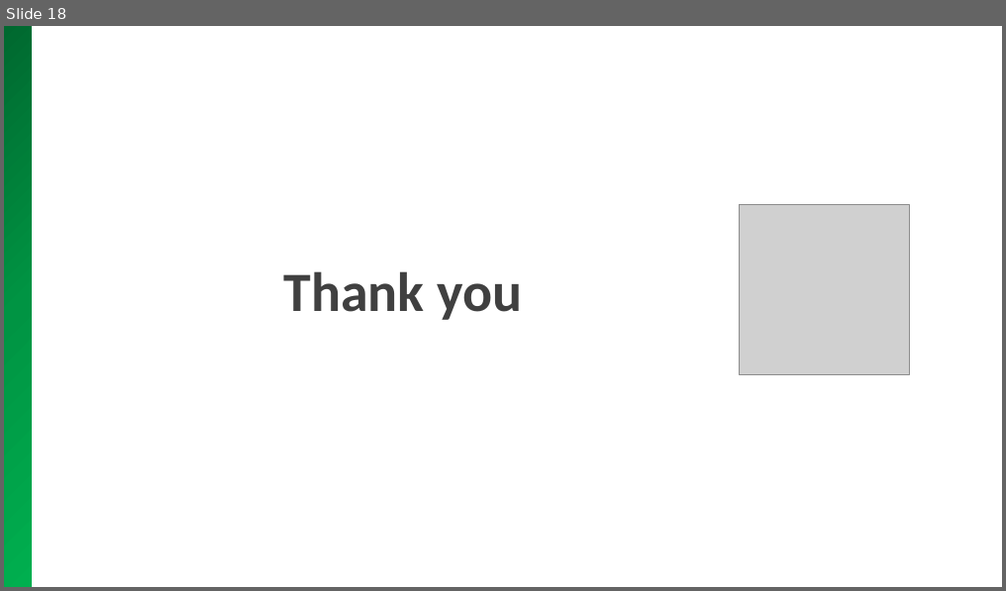
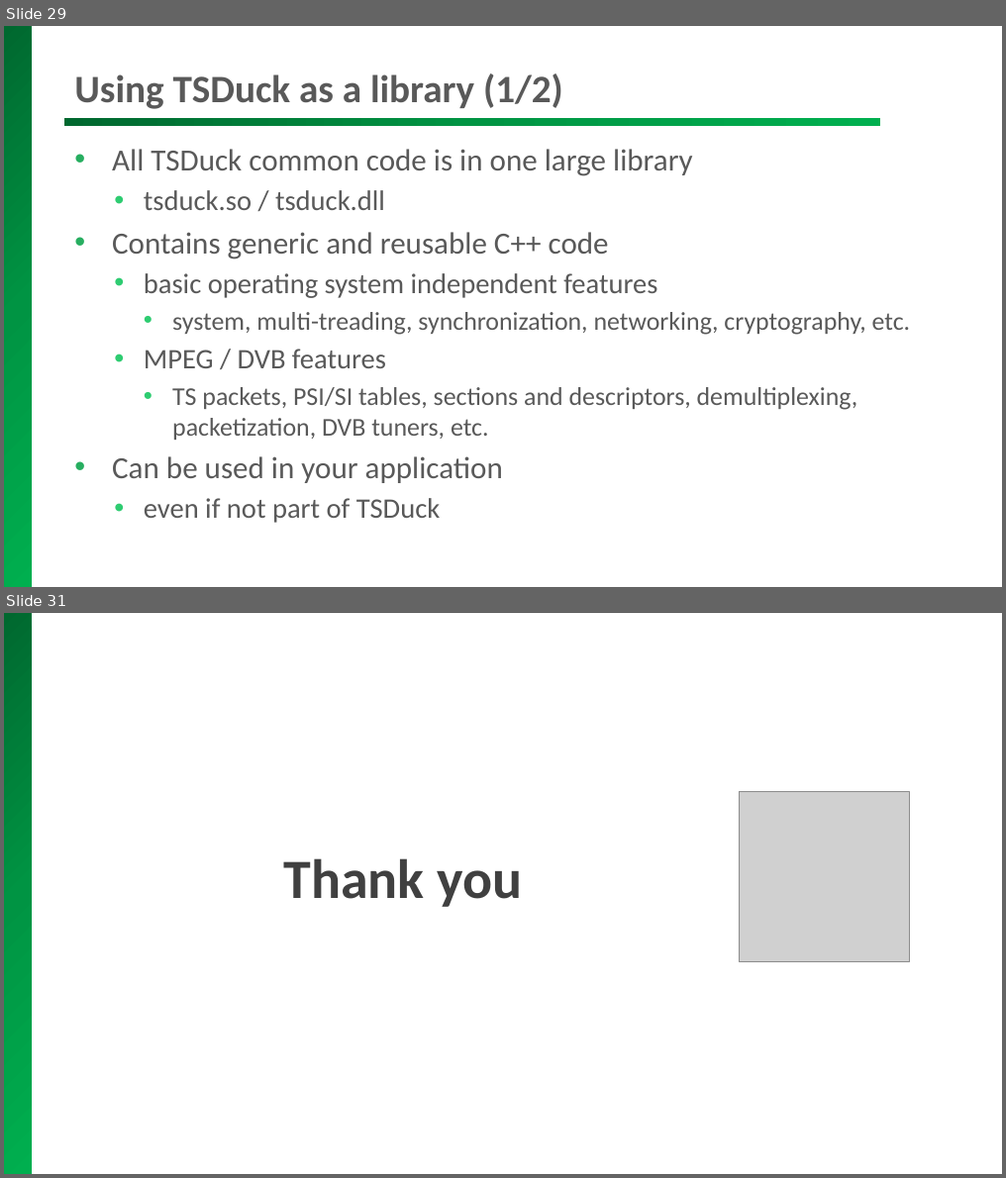
Before and after one commit to tsduck/tsduck, a slide deck: doc/tsduck-presentation.pptx. Shown one above the other, each under a label of ours: slide 18 before the commit, slides 29 and 31 after it; the slides between them are not shown. The pictures are 1006x591 and 1006x1178 pixels, drawn with LibreOffice and Linux fonts; fonts in the diff are those of the drawing; grey boxes stand for pictures; background and template pictures are left out. Boxes give left, top, right and bottom in pixels: in the first picture for what was removed or moved away, otherwise in the second. Text is boxed around its words. In the diff, an @@ line names an element or a change of style, - is before the commit and + after.

```diff
--- a/doc/tsduck-presentation.pptx
+++ b/doc/tsduck-presentation.pptx
@@ slide 29 added at (x1=4, y1=26, x2=1002, y2=587), background #FFFFFF; not listed: 1 template element that a slide beside it also shows @@
@@ title added at (x1=74, y1=74, x2=563, y2=109), 28 pt, text #595959, bold @@
+Using TSDuck as a library (1/2)
@@ rectangle added at (x1=64, y1=118, x2=880, y2=126), fill gradient #00682F to #009443 to #00B050 @@
@@ text added at (x1=112, y1=149, x2=911, y2=523), 18.5 pt, text #595959 @@
+• All TSDuck common code is in one large library
+  • tsduck.so / tsduck.dll
+• Contains generic and reusable C++ code
+  • basic operating system independent features
+    • system, multi-treading, synchronization, networking, cryptography, etc.
+  • MPEG / DVB features
+    • TS packets, PSI/SI tables, sections and descriptors, demultiplexing, packetization, DVB tuners, etc.
+• Can be used in your application
+  • even if not part of TSDuck
@@ what was slide 18 is now slide 31 @@
```
Also in this commit, not shown: 15 slides changed, 12 other slides added, 1 other file.
